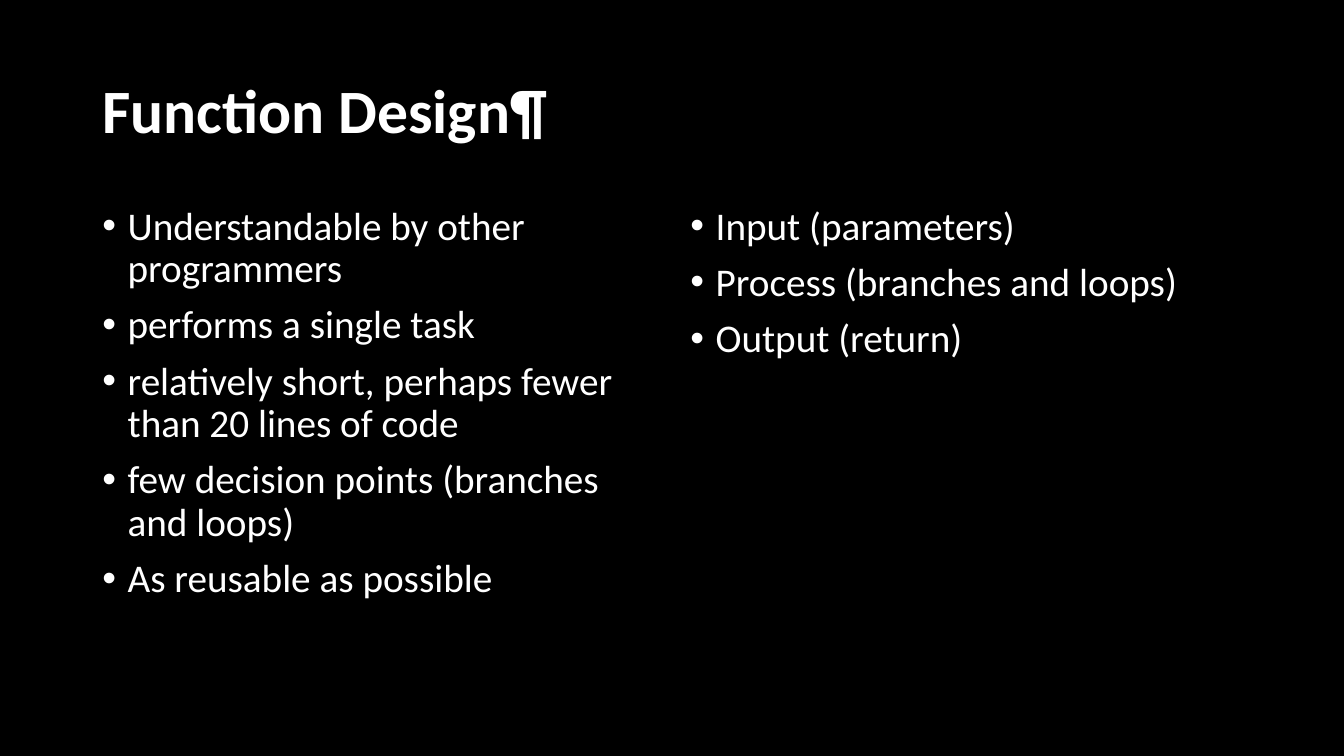
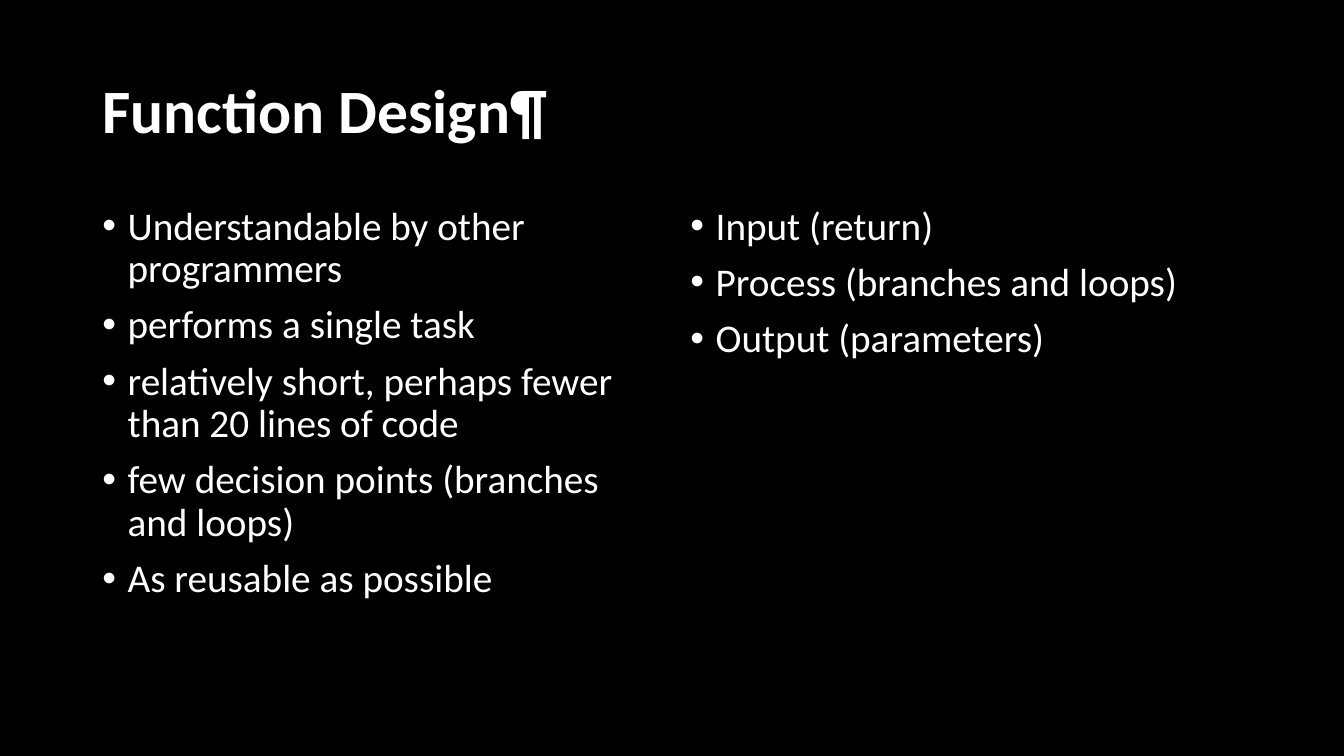
Before and after one commit to BroClements/CSE111ProgwFunctions, a slide deck: slide 9 of CSE111W04_FunctionDetails.pptx. Drawn at 1344x756 pixels with LibreOffice and Linux fonts; fonts in the diff are those of the drawing. Boxes give left, top, right and bottom in pixels: in the first picture for what was removed or moved away, otherwise in the second. Text is boxed around its words. In the diff, an @@ line names an element or a change of style, - is before the commit and + after.

```diff
--- a/CSE111W04_FunctionDetails.pptx
+++ b/CSE111W04_FunctionDetails.pptx
@@ text at box(716, 211, 933, 247): text changed @@
-• Input (parameters)
+• Input (return)
@@ text at box(716, 323, 1044, 359): text changed @@
-• Output (return)
+• Output (parameters)
```
Also in this commit, not shown: 6 other slides changed, 1 slide added, 4 other files.
